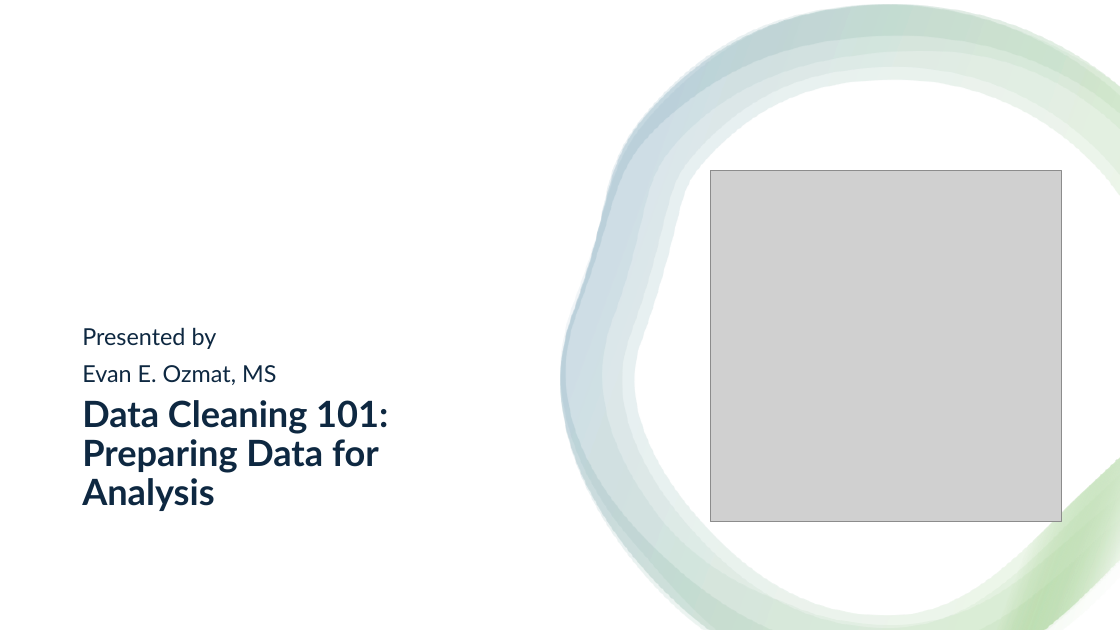
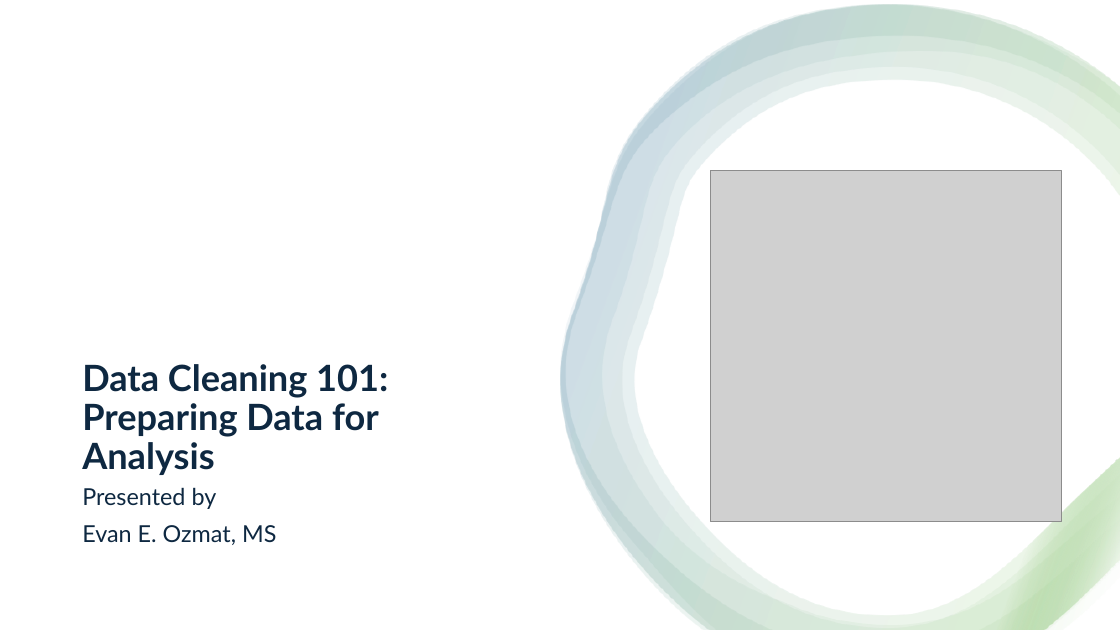
Before and after one commit to EwokOzwok/Data-Cleaning-Seminar-CBHPAR-, a slide deck: slide 1 of Data Cleaning Seminar.pptx. Drawn at 1120x630 pixels with LibreOffice and Linux fonts; fonts in the diff are those of the drawing; grey boxes stand for pictures. Boxes give left, top, right and bottom in pixels: in the first picture for what was removed or moved away, otherwise in the second. Text is boxed around its words. In the diff, an @@ line names an element or a change of style, - is before the commit and + after.

```diff
--- a/Data Cleaning Seminar.pptx
+++ b/Data Cleaning Seminar.pptx
@@ title "Data Cleaning 101: Preparing Data ...": place and size @@
-title "Data Cleaning 101: Preparing Data ..." at (82,400,388,511)
+title "Data Cleaning 101: Preparing Data ..." at (82,364,388,475)
@@ subtitle "Presented by": place and size @@
-subtitle "Presented by" at (82,327,276,385)
+subtitle "Presented by" at (82,487,276,545)
```
Also in this commit, not shown: 5 other files.
